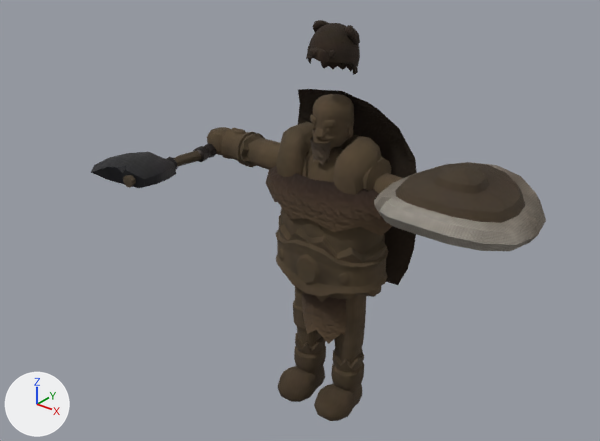
One commit to the glTF model csharp/Unciv.Godot/Packs/units/models/unit/Warrior.glb: the scene before it, then after it.
One viewpoint serves both versions: a camera (50 mm lens) standing at (1.102, -1.502, 1.429) and looking at (-0.008, -0.114, 0.568). Lighting does not change. The marker at lower left points along +X, +Y and +Z. The older version comes first.

Names of what the first picture shows: '1H_Axe', 'Barbarian_Cape', 'Barbarian_Hat', 'Barbarian_Round_Shield', 'Warrior'.
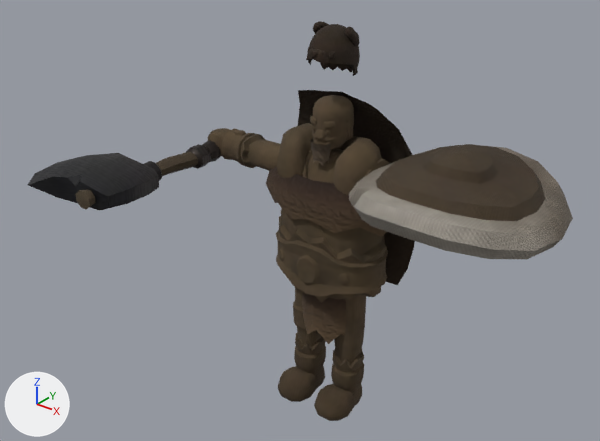
Boxes [x1, y1, x2, y2] around the edits, measured in the pictures (600 x 441 px):
'Warrior', rescaled (7% narrower): before [207, 94, 403, 421]; after [207, 95, 389, 421]
'Barbarian_Round_Shield', moved, rescaled (30% wider, 30% taller): before [374, 162, 546, 251]; after [349, 144, 573, 260]
'1H_Axe', moved, rescaled (54% wider, 54% taller): before [91, 143, 216, 188]; after [28, 140, 221, 210]
'Barbarian_Cape', moved, rescaled: before [298, 89, 417, 285]; after [298, 90, 415, 285]
'Barbarian_Hat', moved: before [306, 20, 360, 75]; after [306, 21, 360, 76]

What the commit changed:
Object 'Warrior' (ob_warrior) is rescaled from (0.439, 0.439, 0.439) to (0.437, 0.437, 0.437).
Object 'Barbarian_Round_Shield' (ob_barbarian_round_shield) moves from (0.371, -0.055, 0.7) to (0.369, -0.058, 0.716).
Object 'Barbarian_Round_Shield' (ob_barbarian_round_shield) is rescaled from (0.403, 0.403, 0.403) to (0.523, 0.523, 0.523).
Object '1H_Axe' (ob_1h_axe) moves from (-0.371, -0.058, 0.637) to (-0.369, -0.063, 0.635).
Object '1H_Axe' (ob_1h_axe) is rescaled from (0.285, 0.285, 0.285) to (0.426, 0.426, 0.426).
Object 'Barbarian_Hat' (ob_barbarian_hat) moves from (0.0, 0.0, 0.878) to (0.0, 0.0, 0.875).
Object 'Barbarian_Cape' (ob_barbarian_cape) moves from (0.0, 0.0, 0.845) to (0.0, 0.0, 0.843).
Object 'Barbarian_Cape' (ob_barbarian_cape) is rescaled from (0.395, 0.263, 0.439) to (0.393, 0.262, 0.437).
